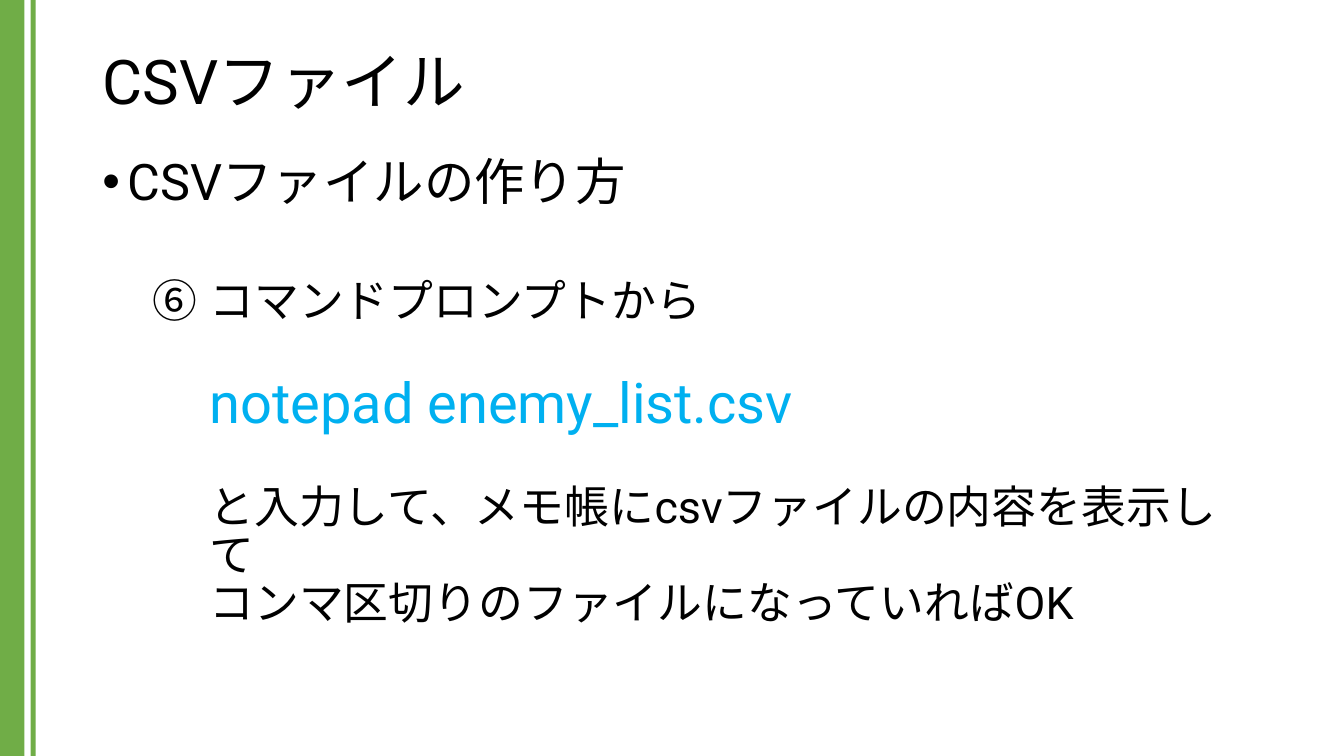
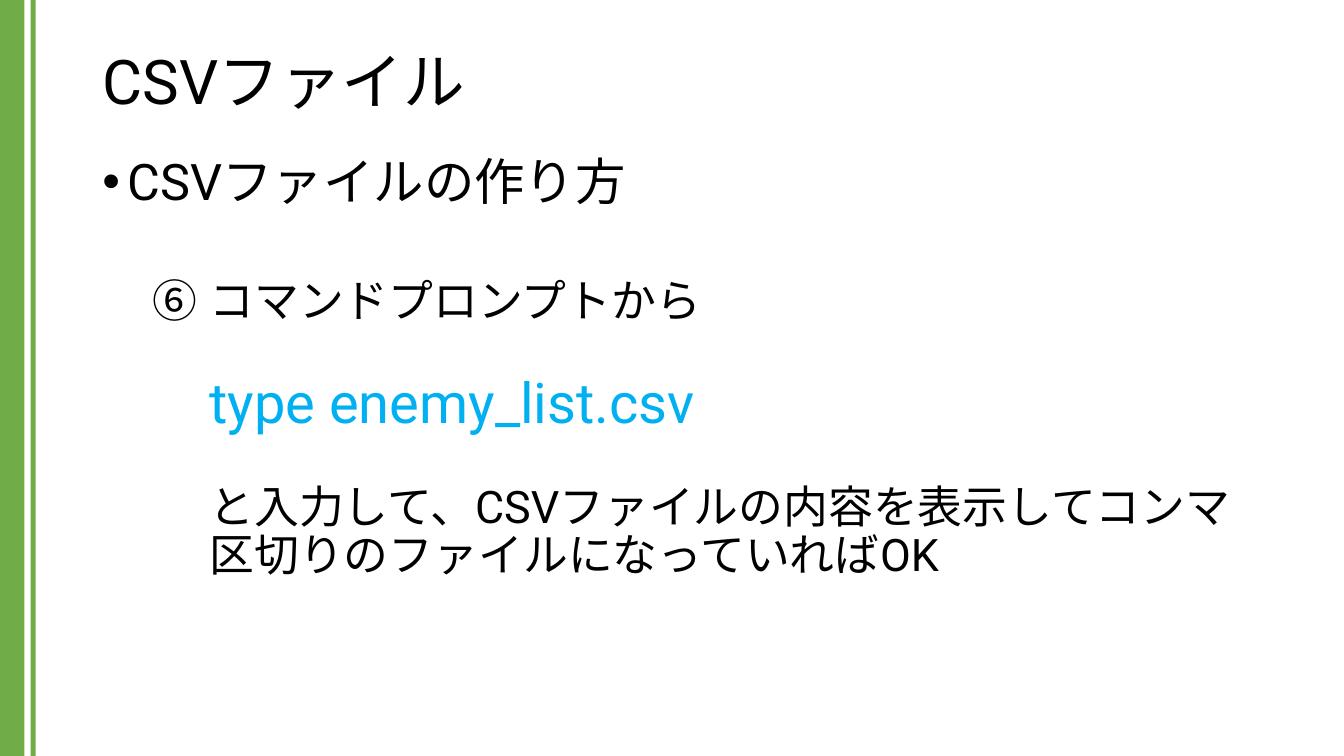
Before and after one commit to kic-murata/cpp2024, a slide deck: slide 7 of 授業資料/講義資料：CSVファイル.pptx. Drawn at 1344x756 pixels with LibreOffice and Linux fonts; fonts in the diff are those of the drawing. Boxes give left, top, right and bottom in pixels: in the first picture for what was removed or moved away, otherwise in the second. Text is boxed around its words. In the diff, an @@ line names an element or a change of style, - is before the commit and + after.

```diff
--- a/授業資料/講義資料：CSVファイル.pptx
+++ b/授業資料/講義資料：CSVファイル.pptx
@@ text at <box>210,280,1231,575</box>: text changed @@
-  6. コマンドプロンプトから
-     notepad enemy_list.csv
-     と入力して、メモ帳にcsvファイルの内容を表示して
-     コンマ区切りのファイルになっていればOK
+  6. コマンドプロンプトから
+     type enemy_list.csv
+     と入力して、CSVファイルの内容を表示してコンマ
+     区切りのファイルになっていればOK
```
Also in this commit, not shown: 5 other slides changed, 15 slides added.
